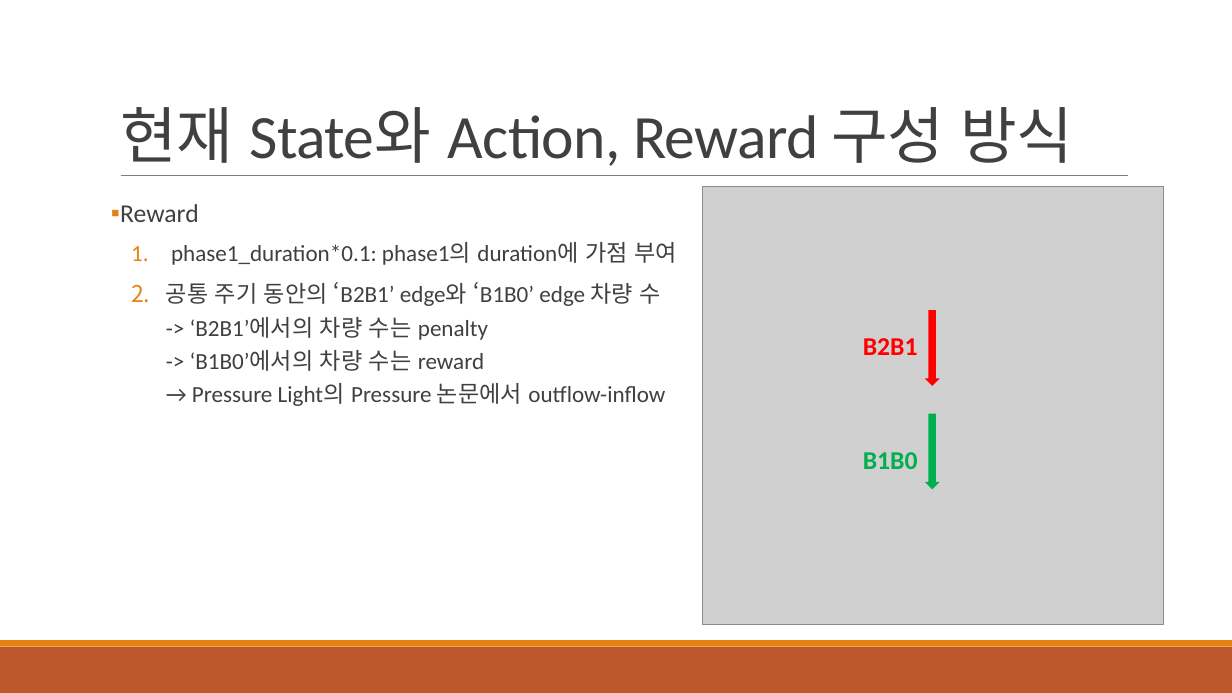
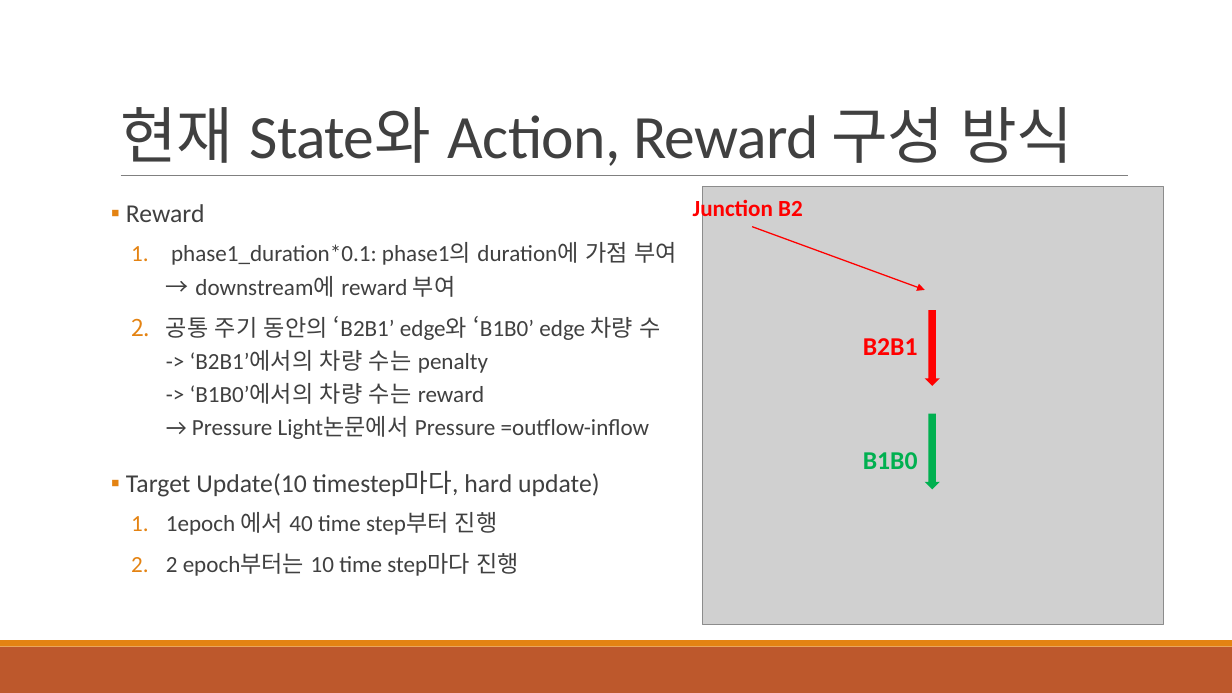
Before and after one commit to 3neutronstar/traffic-optimization_RL, a slide deck: slide 32 of 1st_Seminar(강민수).pptx. Drawn at 1232x693 pixels with LibreOffice and Linux fonts; fonts in the diff are those of the drawing; grey boxes stand for pictures. Boxes give left, top, right and bottom in pixels: in the first picture for what was removed or moved away, otherwise in the second. Text is boxed around its words. In the diff, an @@ line names an element or a change of style, - is before the commit and + after.

```diff
--- a/1st_Seminar(강민수).pptx
+++ b/1st_Seminar(강민수).pptx
@@ text added at (693,197,803,223), 18 pt, text #FF0000, bold @@
+Junction B2
@@ arrow added from (752, 226) to (925, 290), #FF0000 1 pt @@
@@ text at (126,242,677,576): text changed @@
-  1. phase1_duration*0.1: phase1의 duration에 가점 부여
-  2. 공통 주기 동안의 ‘B2B1’ edge와 ‘B1B0’ edge 차량 수
-     -> ‘B2B1’에서의 차량 수는 penalty
-     -> ‘B1B0’에서의 차량 수는 reward
-     → Pressure Light의 Pressure 논문에서 outflow-inflow
+  1. phase1_duration*0.1: phase1의 duration에 가점 부여
+     → downstream에 reward 부여
+  2. 공통 주기 동안의 ‘B2B1’ edge와 ‘B1B0’ edge 차량 수
+     -> ‘B2B1’에서의 차량 수는 penalty
+     -> ‘B1B0’에서의 차량 수는 reward
+     → Pressure Light논문에서 Pressure =outflow-inflow
+▪ Target Update(10 timestep마다, hard update)
+  1. 1epoch 에서 40 time step부터 진행
+  2. 2 epoch부터는 10 time step마다 진행
```
Also in this commit, not shown: 8 other slides changed, 3 slides added, 2 slides removed, 1 other file.
